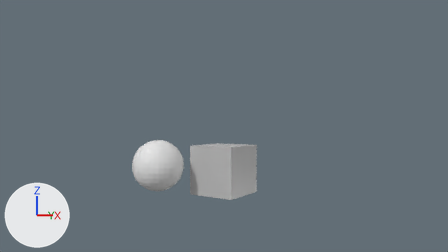
Two versions of the Blender file example/three-connector-dev.blend, one commit apart.
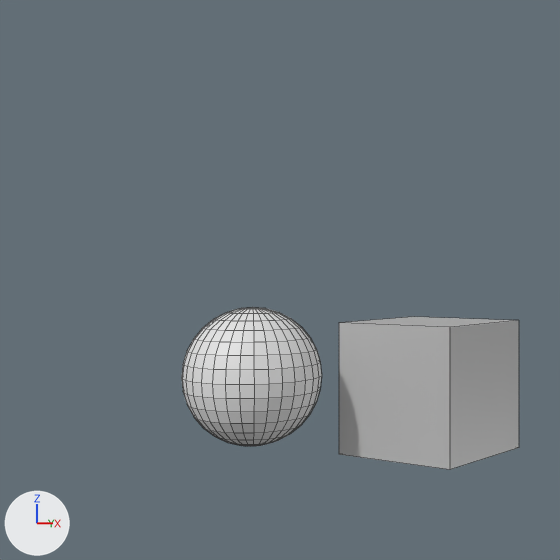
Each version is shown from the file's camera 'Camera', then close up on the part from 14% to 61% of the width and 10% to 93% of the height. Lighting does not change. The marker at lower left points along +X, +Y and +Z. The close-ups show mesh edges as thin lines.
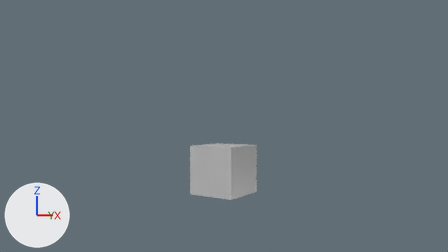
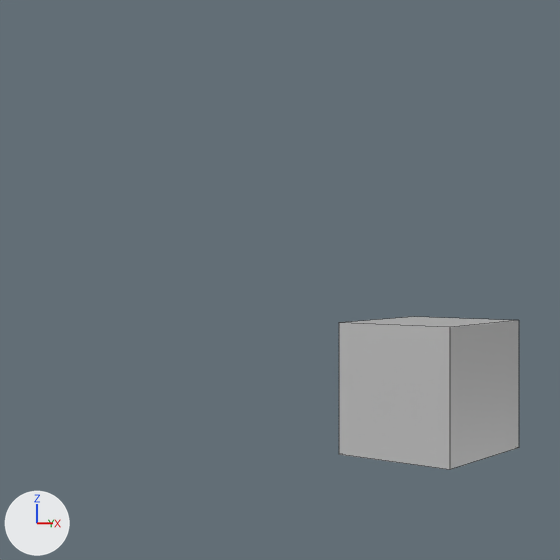
Changed parts and their boxes (x1, y1, x2, y2) in the close-ups (560 x 560 px):
'Sphere', deleted: before (182, 307, 322, 446)

Diff of the bpy script that builds the scene:
```diff
--- a/example/three-connector-dev.blend.py
+++ b/example/three-connector-dev.blend.py
@@ ob_sphere @@
-ob_sphere = bpy.data.objects.new('Sphere', me_sphere)
-ob_sphere.location = (-1.76, -2.0, 1.22)
```
